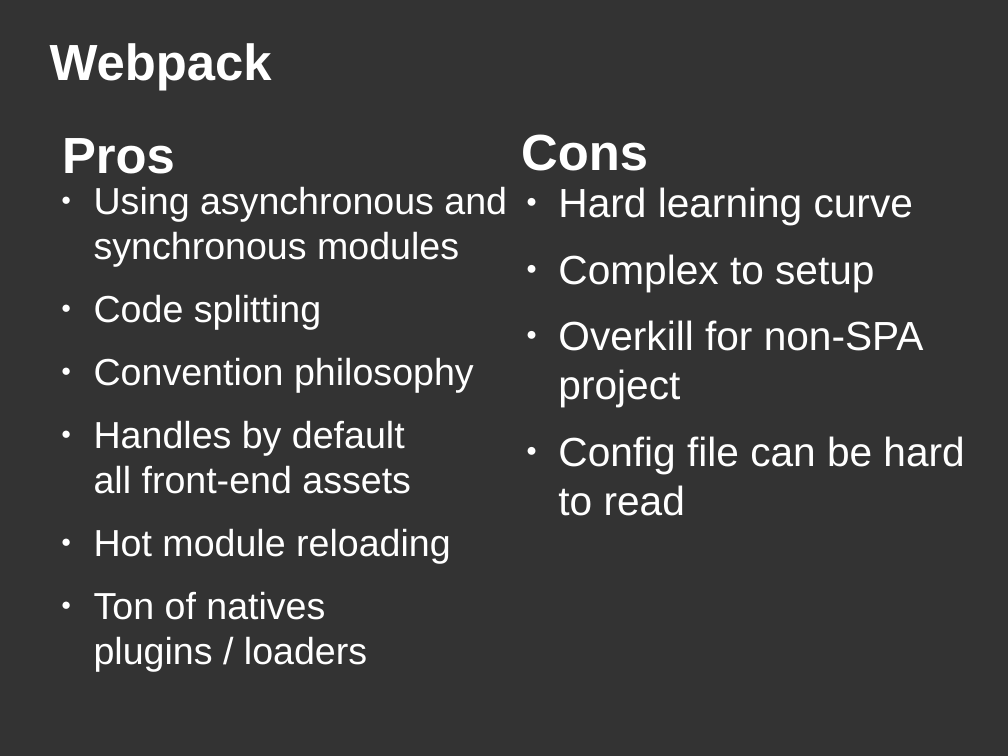
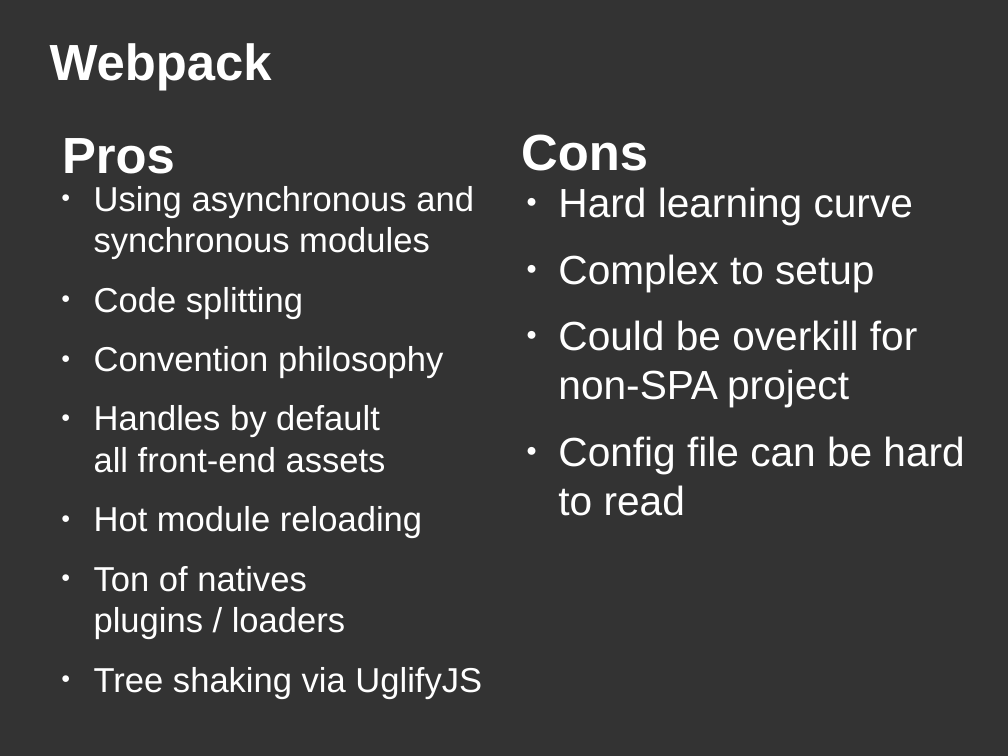
Before and after one commit to DanYellow/misc-tests, a slide deck: slide 48 of webpack-presentation-examples/webpack-presentation.odp. Drawn at 1008x756 pixels with LibreOffice and Linux fonts; fonts in the diff are those of the drawing. Boxes give left, top, right and bottom in pixels: in the first picture for what was removed or moved away, otherwise in the second. Text is boxed around its words. In the diff, an @@ line names an element or a change of style, - is before the commit and + after.

Commit message:
Adds multiple example for async loading

```diff
--- a/webpack-presentation-examples/webpack-presentation.odp
+++ b/webpack-presentation-examples/webpack-presentation.odp
@@ text at bbox=[94, 186, 474, 639]: size 29.6 to 27.2 pt in "Using asynchronous and synchronous modules", "Code splitting", "Convention philosophy", "Handles by default all front-end assets" and 2 more places @@
@@ text at bbox=[558, 320, 917, 407]: text changed @@
-● Overkill for non-SPA project
+● Could be overkill for non-SPA project
@@ text at bbox=[94, 667, 482, 699]: paragraph added @@
+● Tree shaking via UglifyJS
```
Also in this commit, not shown: 1 other slide changed, 1 slide added, 5 other files.
